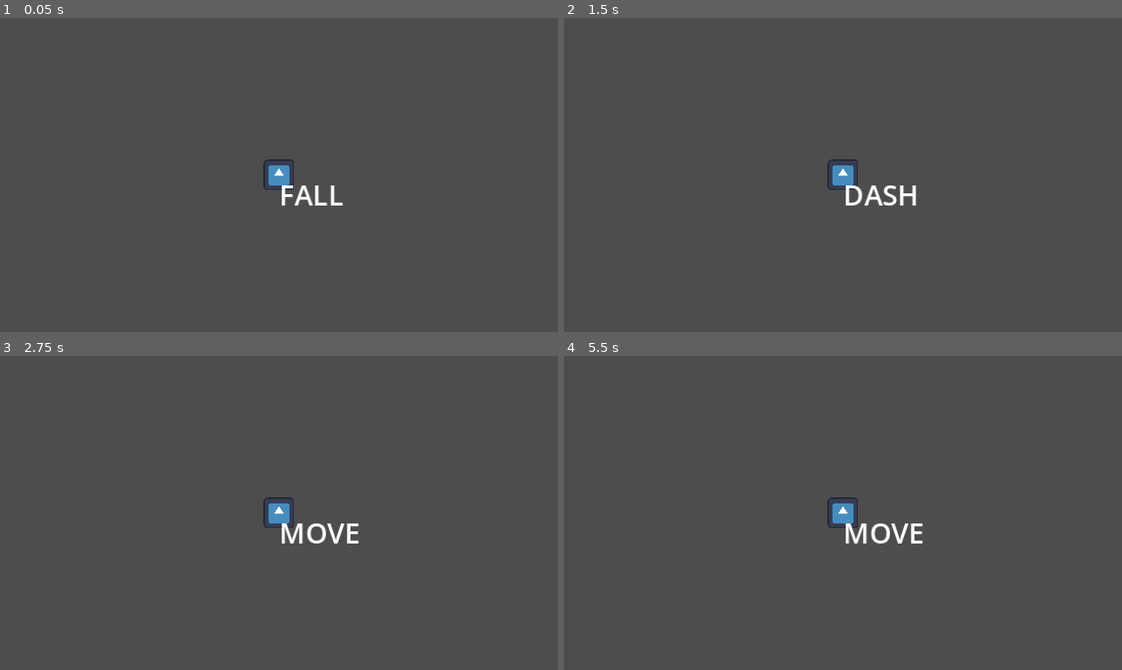
Above: before the commit, frames 1-4 (two rows, left to right).
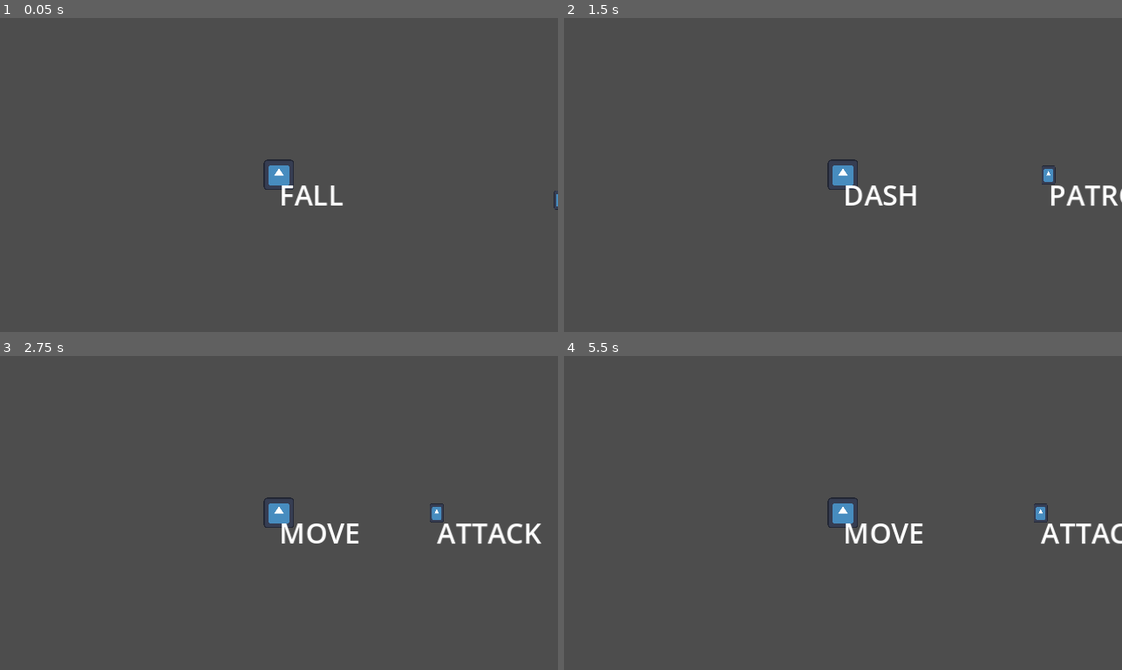
Above: after the commit, the same moments.

Repository: EndlessEndless1999/caveman-dave
Game: Godot game, scene res://Environments/World.tscn
The game is run twice, just before and just after one commit, with the same random seed, the same clock (stepped at 60 frames per second) and the same inputs. The engine's default icon, where the game draws it, is replaced by a stand-in: a white triangle on a blue panel in a dark square.
Inputs:
- Up to frame 1 (0.05 s): no input
- Up to frame 2 (1.5 s): tap Enter at 0.5 s; hold X (Climb) 0.53-1.28 s; hold D (MoveRight) from 0.53 s (still down); tap Space (Jump) at 0.77 s; tap Z (Dash) at 1.35 s
- Up to frame 3 (2.75 s): tap Space (Jump) at 1.52 s; release D (MoveRight) at 2.03 s; hold A (MoveLeft) from 2.03 s (still down); hold X (Climb) from 2.03 s (still down)
- Up to frame 4 (5.5 s): release X (Climb) at 2.78 s; tap Z (Dash) at 2.85, 4.35 s; tap Space (Jump) at 3.02, 3.5, 3.77, 4.52 s; hold X (Climb) 3.53-4.28 s; tap Enter at 4.25 s; release A (MoveLeft) at 4.28 s; hold D (MoveRight) from 4.28 s (still down); hold X (Climb) from 5.03 s (still down)

The runs differ from the first frame. In frame 1, less than 0.1% of the frame differs, in the area x 99-100%, y 55-62%; in frame 2, 0.5%; in frame 3, 0.7%, in the area x 77-98%, y 46-60%; in frame 4, 0.5%.

Commit message:
add idle, patrol and attack state for enemy class

Diff:
--- a/Environments/World.tscn
+++ b/Environments/World.tscn
@@ -1,8 +1,9 @@
-[gd_scene load_steps=6 format=3 uid="uid://dbr0cxg7ncbb2"]
+[gd_scene load_steps=7 format=3 uid="uid://dbr0cxg7ncbb2"]
 
 [ext_resource type="PackedScene" uid="uid://c6rfy6ymyjf5e" path="res://Scenes/Entities/Player/Character.tscn" id="1_tyvoi"]
 [ext_resource type="Script" path="res://Scripts/Transition.gd" id="2_5p881"]
 [ext_resource type="PackedScene" uid="uid://ctg3gv2rf476j" path="res://Transitions/default_transition.tscn" id="3_1xbm7"]
+[ext_resource type="PackedScene" uid="uid://hmnr8i81d44f" path="res://Scenes/Entities/Actors/Shadow/Shadow.tscn" id="5_j4jo1"]
 
 [sub_resource type="RectangleShape2D" id="RectangleShape2D_j3okk"]
 size = Vector2(506, 78)
@@ -53,6 +54,20 @@
 [node name="scene_transition" parent="." instance=ExtResource("3_1xbm7")]
 follow_viewport_enabled = true
 
+[node name="Shadow" parent="." instance=ExtResource("5_j4jo1")]
+position = Vector2(221, 204)
+
+[node name="CharacterMover" parent="Shadow" index="3"]
+max_speed = 50.0
+
+[node name="Marker2D" type="Marker2D" parent="Shadow/PatrolNodes" index="0"]
+position = Vector2(281, 204)
+
+[node name="Marker2D2" type="Marker2D" parent="Shadow/PatrolNodes" index="1"]
+position = Vector2(162, 204)
+
 [connection signal="body_entered" from="Transition" to="Transition" method="_on_body_entered"]
 
 [editable path="scene_transition"]
+[editable path="Shadow"]
+[editable path="Shadow/CharacterDetector"]
--- /dev/null
+++ b/Scenes/Components/character_detector.tscn
@@ -0,0 +1,8 @@
+[gd_scene load_steps=2 format=3 uid="uid://0rxn124nwln"]
+
+[ext_resource type="Script" path="res://Scripts/ComponentScripts/CharacterDetector.gd" id="1_53jgv"]
+
+[node name="CharacterDetector" type="Area2D"]
+script = ExtResource("1_53jgv")
+
+[node name="CollisionShape2D" type="CollisionShape2D" parent="."]
--- /dev/null
+++ b/Scenes/Components/character_mover.tscn
@@ -0,0 +1,6 @@
+[gd_scene load_steps=2 format=3 uid="uid://bsgtxkganwqtu"]
+
+[ext_resource type="Script" path="res://Scripts/ComponentScripts/CharacterMover.gd" id="1_cex6p"]
+
+[node name="CharacterMover" type="Node"]
+script = ExtResource("1_cex6p")
--- /dev/null
+++ b/Scenes/Components/vision_manager.tscn
@@ -0,0 +1,7 @@
+[gd_scene load_steps=2 format=3 uid="uid://c6cnqufoi673e"]
+
+[ext_resource type="Script" path="res://Scripts/ComponentScripts/VisionManager.gd" id="1_7mwtb"]
+
+[node name="VisionManager" type="Node"]
+script = ExtResource("1_7mwtb")
+vision_cone_arc = null
--- a/Scenes/Entities/Actors/Shadow/Shadow.tscn
+++ b/Scenes/Entities/Actors/Shadow/Shadow.tscn
@@ -1,14 +1,22 @@
-[gd_scene load_steps=4 format=3 uid="uid://hmnr8i81d44f"]
+[gd_scene load_steps=8 format=3 uid="uid://hmnr8i81d44f"]
 
 [ext_resource type="Script" path="res://Scripts/ActorScripts/Shadow.gd" id="1_v6put"]
 [ext_resource type="Texture2D" uid="uid://uachrx165rup" path="res://icon.svg" id="1_vuh3c"]
+[ext_resource type="PackedScene" uid="uid://0rxn124nwln" path="res://Scenes/Components/character_detector.tscn" id="3_vua0y"]
+[ext_resource type="PackedScene" uid="uid://bsgtxkganwqtu" path="res://Scenes/Components/character_mover.tscn" id="4_liv1p"]
+[ext_resource type="Script" path="res://Scripts/IdleTimer.gd" id="5_ggwqw"]
 
 [sub_resource type="CapsuleShape2D" id="CapsuleShape2D_8a3nk"]
 radius = 4.0
 height = 12.0
 
-[node name="Shadow" type="CharacterBody2D"]
+[sub_resource type="RectangleShape2D" id="RectangleShape2D_24c66"]
+size = Vector2(90, 20)
+
+[node name="Shadow" type="CharacterBody2D" node_paths=PackedStringArray("character_detector", "character_mover")]
 script = ExtResource("1_v6put")
+character_detector = NodePath("CharacterDetector")
+character_mover = NodePath("CharacterMover")
 
 [node name="CollisionShape2D" type="CollisionShape2D" parent="."]
 shape = SubResource("CapsuleShape2D_8a3nk")
@@ -16,3 +24,28 @@
 [node name="Sprite2D" type="Sprite2D" parent="."]
 scale = Vector2(0.0625, 0.0859375)
 texture = ExtResource("1_vuh3c")
+
+[node name="CharacterDetector" parent="." instance=ExtResource("3_vua0y")]
+collision_layer = 4
+collision_mask = 4
+
+[node name="CollisionShape2D" parent="CharacterDetector" index="0"]
+shape = SubResource("RectangleShape2D_24c66")
+
+[node name="CharacterMover" parent="." node_paths=PackedStringArray("body_to_move") instance=ExtResource("4_liv1p")]
+body_to_move = NodePath("..")
+
+[node name="PatrolNodes" type="Node" parent="."]
+
+[node name="Label" type="Label" parent="."]
+offset_right = 40.0
+offset_bottom = 23.0
+
+[node name="IdleTimer" type="Timer" parent="."]
+wait_time = 0.1
+one_shot = true
+script = ExtResource("5_ggwqw")
+
+[connection signal="timeout" from="IdleTimer" to="." method="_on_idle_timer_timeout"]
+
+[editable path="CharacterDetector"]
--- a/Scenes/Entities/Player/Character.tscn
+++ b/Scenes/Entities/Player/Character.tscn
@@ -12,7 +12,9 @@
 
 [sub_resource type="RectangleShape2D" id="RectangleShape2D_0gu11"]
 
-[node name="CharacterBody" type="CharacterBody2D"]
+[node name="CharacterBody" type="CharacterBody2D" groups=["player"]]
+collision_layer = 5
+collision_mask = 5
 script = ExtResource("1_gqh8n")
 
 [node name="CollisionShape2D" type="CollisionShape2D" parent="."]
--- a/Scripts/ActorScripts/Shadow.gd
+++ b/Scripts/ActorScripts/Shadow.gd
@@ -6,9 +6,9 @@
 
 #INITIALISABLE VARIABLES
 var current_target : Player
-var character_detector
+@export var character_detector : CharacterDetector
 var vision_manager
-var character_mover
+@export var character_mover : CharacterMover
 
 var start_pos : Vector2
 var start_facing_dir : Vector2
@@ -20,10 +20,13 @@
 @export var attack_rate = 1.0
 var last_attack_time = 0.0
 
-@export var time_till_idle = 5.0
+@export var time_till_idle = 5
 var last_time_target_visible = 0.0
 
 var health = 3
+
+@onready var label = $Label
+@onready var timer = $IdleTimer
 
 func _ready():
 	start_pos = global_position
@@ -33,19 +36,23 @@
 		for patrol_node in get_node("PatrolNodes").get_children():
 			patrol_points.append(patrol_node.global_position)
 	else:
-		pass
+		set_idle_state()
 		#set idle state
 
 func _process(delta):
 	match current_state:
 		STATES.IDLE:
 			process_idle_state(delta)
+			label.text = 'IDLE'
 		STATES.PATROL:
 			process_patrol_state(delta)
+			label.text = 'PATROL'
 		STATES.ATTACK:
 			process_attack_state(delta)
+			label.text = 'ATTACK'
 		STATES.DEAD:
 			process_dead_state(delta)
+			label.text = 'DEAD'
 
 
 
@@ -70,20 +77,58 @@
 		return
 
 	if character_mover.move_to_position(start_pos):
-		pass
+		set_patrol_state()
 	else:
 		#POSSIBLY WILL NEED TO FACE CORRECT DIRECTION
 		pass
 
 func process_patrol_state(delta):
-	pass
+	if can_see_enemies():
+		set_attack_state()
+		timer.start(time_till_idle)
+		return
+
+	var our_pos = global_position
+	var next_patrol_pos = patrol_points[patrol_index]
+
+	character_mover.move_to_position(next_patrol_pos)
+#	print(next_patrol_pos)
+
+	next_patrol_pos.y = our_pos.y
+	if our_pos.distance_to(next_patrol_pos) < 1:
+		patrol_index += 1
+		patrol_index %= patrol_points.size()
+		print(patrol_index)
 
 func process_attack_state(delta):
-	pass
+	if !is_instance_valid(current_target) or current_target.is_dead():
+		update_current_target()
+
+	if current_target == null:
+		return_to_start_state()
+		print('TARGET NULL')
+		return
+
+
+	var our_pos = global_position
+	var target_position = current_target.global_position
+
+
+
+	if our_pos.distance_to(target_position) < attack_range * attack_range:
+		character_mover.move_to_position(our_pos)
+		execute_attack()
+	else:
+		character_mover.move_to_position(our_pos)
 
 func process_dead_state(delta):
 	pass
 
+func return_to_start_state():
+	if patrol_points.size() > 0:
+		set_patrol_state()
+	else:
+		set_idle_state()
 
 #IDLE FUNCTIONS
 
@@ -95,6 +140,50 @@
 	var visible_enemies = []
 	for enemy in character_detector.get_nearby_enemies():
 		if is_instance_valid(enemy):
+			print('VISION WORKING')
 			var enemy_pos = enemy.global_position
-			if vision_manager.in_vision_cone(enemy_pos) and vision_manager.has_los(enemy_pos):
-				visible_enemies.append(enemy)
+			visible_enemies.append(enemy)
+	return visible_enemies
+
+#ATTACK FUNCTIONS
+func update_current_target():
+	current_target = null
+	var visible_enemies = get_visible_enemies()
+	if visible_enemies.size() == 0:
+		return
+
+	var our_pos = global_position
+	current_target = visible_enemies[0]
+	var dist = -1
+
+	for enemy in visible_enemies:
+		if !is_instance_valid(enemy) or enemy.is_dead():
+			continue
+		var pos : Vector2 = enemy.global_position
+		var distance = pos.distance_squared_to(our_pos)
+		if dist < 0 or dist > distance:
+			dist = distance
+			current_target = enemy
+
+
+func execute_attack():
+	if current_target == null:
+		return
+	var cur_time = Time.get_ticks_msec() / 1000.0
+	if last_attack_time + attack_rate < cur_time:
+		attack()
+
+func attack():
+	print('ATTACK')
+
+
+func is_dead():
+	return current_state == STATES.DEAD
+
+
+
+
+
+func _on_idle_timer_timeout():
+	print('TIMER WORKING')
+	return_to_start_state()
--- a/Scripts/Character.gd
+++ b/Scripts/Character.gd
@@ -98,3 +98,7 @@
 		dash_input = true
 	else:
 		dash_input = false
+
+
+func is_dead():
+	return false
--- /dev/null
+++ b/Scripts/ComponentScripts/CharacterDetector.gd
@@ -0,0 +1,19 @@
+extends Area2D
+class_name CharacterDetector
+
+var nearby_enemies = []
+
+func _physics_process(delta):
+	update_nearby_characters()
+
+
+func update_nearby_characters():
+	nearby_enemies = []
+	for body in get_overlapping_bodies():
+		if body is Player:
+			nearby_enemies.append(body)
+		else:
+			return
+
+func get_nearby_enemies():
+	return nearby_enemies
--- /dev/null
+++ b/Scripts/ComponentScripts/CharacterMover.gd
@@ -0,0 +1,31 @@
+extends Node
+class_name CharacterMover
+
+@export var body_to_move : CharacterBody2D
+
+@export var max_speed = 10.0
+var movement_vector : Vector2
+var goal_pos : Vector2
+
+
+# Called every frame. 'delta' is the elapsed time since the previous frame.
+func _process(delta):
+	if !is_instance_valid(body_to_move):
+		return
+
+	var our_pos = body_to_move.global_position
+	movement_vector = goal_pos - our_pos
+	movement_vector.y = 0
+	movement_vector = movement_vector.normalized()
+	body_to_move.velocity = movement_vector * max_speed
+	body_to_move.velocity.y = 0
+
+	body_to_move.move_and_slide()
+
+
+func move_to_position(pos: Vector2):
+	goal_pos = pos
+	var our_pos = body_to_move.global_position
+	var dist = our_pos.distance_to(pos)
+	#TRY DISTANCE SQUARED TO
+	return dist < 0.1 * 0.1
--- /dev/null
+++ b/Scripts/ComponentScripts/VisionManager.gd
@@ -0,0 +1,5 @@
+extends Node
+class_name VisionManager
+
+@export var Raycast : RayCast2D
+var target : CharacterBody2D
--- /dev/null
+++ b/Scripts/IdleTimer.gd
@@ -0,0 +1,11 @@
+extends Timer
+
+
+# Called when the node enters the scene tree for the first time.
+func _ready():
+	pass # Replace with function body.
+
+
+# Called every frame. 'delta' is the elapsed time since the previous frame.
+func _process(delta):
+	print(time_left)
